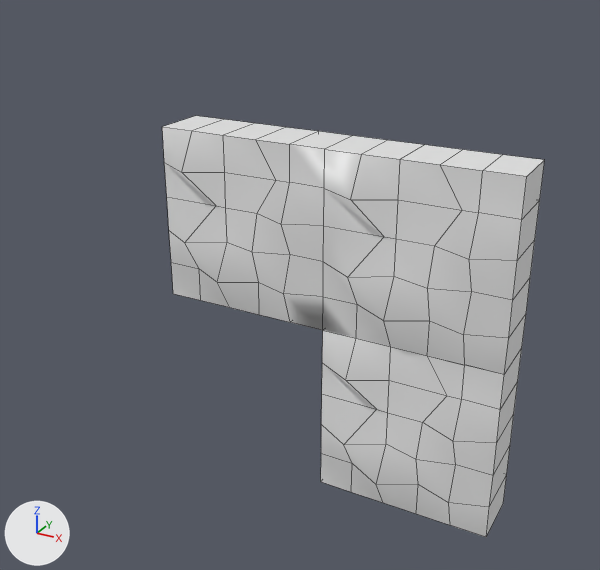
The OBJ model static/models/1100_1101.obj: old version first, new version second.
Both versions are drawn from a 50 mm camera at (0.919, -1.956, 1.017) aimed at (0.01, -0.304, 0.191). The lights are fixed; the arrows at lower left show +X, +Y and +Z. Mesh edges are drawn as thin lines. Materials are left out; every surface is plain grey. Where no turn or scale is listed for an object, it has been applied to the vertices. Vertices at the same position are counted once.

The first picture shows '1100_1101'.
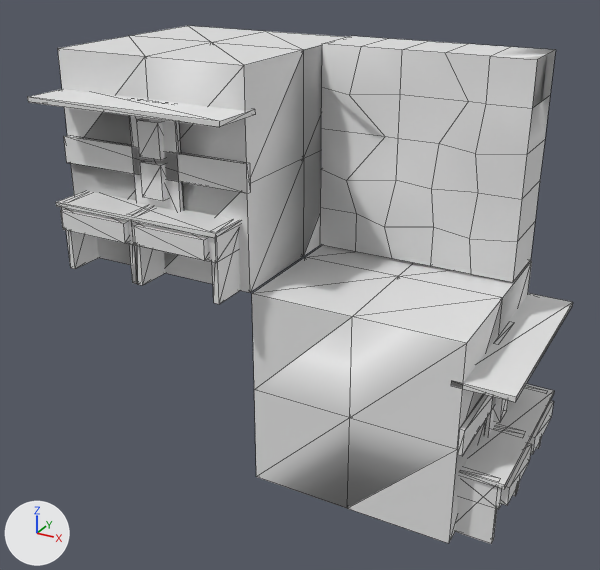
What changed in the scene script:
```text
Change me_1100_1101:
    used by ob_1100_1101; location = (0.0, 0.0, 0.0)
    remove me_1100_1101.from_pydata(...)  # 204 vertices, 205 faces; spans x -0.5..0.5, y -0.22..0.0, z -0.5..0.5
    add me_1100_1101.from_pydata(...)  # 342 vertices, 582 faces; spans x -0.502..0.61, y -0.623..-0.006, z -0.251..0.754
    me_1100_1101 part 1: a new loose piece, a box spanning x -0.298..-0.172, y -0.527..-0.515, z 0.397..0.656
    me_1100_1101 part 2: a new loose piece, a box spanning x -0.502..0.006, y -0.527..-0.515, z 0.487..0.551
    me_1100_1101 part 3: a new loose piece, a box spanning x -0.267..-0.208, y -0.542..-0.496, z 0.441..0.523
    me_1100_1101 part 4: a new loose piece, a box spanning x -0.267..-0.208, y -0.542..-0.496, z 0.535..0.616
    me_1100_1101 part 5: a new loose piece, a box spanning x -0.502..0.006, y -0.623..-0.49, z 0.647..0.659
    me_1100_1101 part 6: a new loose piece, a box spanning x -0.465..-0.022, y -0.613..-0.499, z 0.409..0.419
    me_1100_1101 part 7: a new loose piece, a box spanning x -0.251..-0.028, y -0.606..-0.492, z 0.35..0.41
    me_1100_1101 part 8: a new loose piece, a box spanning x -0.232..-0.047, y -0.62..-0.549, z 0.356..0.403
    me_1100_1101 part 9: a new loose piece, a box spanning x -0.459..-0.25, y -0.606..-0.492, z 0.35..0.41
    me_1100_1101 part 10: a new loose piece, a box spanning x -0.447..-0.262, y -0.62..-0.549, z 0.356..0.403
    me_1100_1101 part 11: a new loose piece, a box spanning x -0.043..-0.028, y -0.598..-0.499, z 0.251..0.417
    me_1100_1101 part 12: a new loose piece, a box spanning x -0.458..-0.443, y -0.598..-0.499, z 0.251..0.417
    me_1100_1101 part 13: a new loose piece, a box spanning x 0.503..0.515, y -0.31..-0.185, z -0.104..0.155
    me_1100_1101 part 14: a new loose piece, a box spanning x 0.503..0.515, y -0.514..-0.006, z -0.014..0.049
    me_1100_1101 part 15: a new loose piece, a box spanning x 0.483..0.529, y -0.279..-0.22, z -0.06..0.022
    me_1100_1101 part 16: a new loose piece, a box spanning x 0.478..0.61, y -0.514..-0.006, z 0.146..0.158
    me_1100_1101 part 17: a new loose piece, a box spanning x 0.487..0.601, y -0.477..-0.034, z -0.092..-0.082
    me_1100_1101 part 18: a new loose piece, a box spanning x 0.536..0.608, y -0.244..-0.06, z -0.145..-0.098
    me_1100_1101 part 19: a new loose piece, a box spanning x 0.48..0.593, y -0.471..-0.262, z -0.151..-0.091
    me_1100_1101 part 20: a new loose piece, a box spanning x 0.536..0.608, y -0.459..-0.274, z -0.145..-0.098
    me_1100_1101 part 21: a new loose piece, a box spanning x 0.487..0.586, y -0.47..-0.455, z -0.251..-0.084
    me_1100_1101 part 22: the loose piece of 72 vertices spanning x 0.0..0.5, y -0.22..0.0, z -0.5..0.0 is moved by (0.0, -0.022, 0.754)
    me_1100_1101 part 23: a new loose piece of 27 vertices spanning x -0.502..-0.002, y -0.514..-0.014, z 0.251..0.751
    me_1100_1101 part 24: a new loose piece of 27 vertices spanning x 0.002..0.502, y -0.514..-0.014, z -0.251..0.249
    me_1100_1101 part 25: the loose piece of 132 vertices spanning x -0.5..0.5, y -0.22..0.0, z 0.0..0.5 is deleted
    me_1100_1101 part 26: 12 vertices added at x -0.268..-0.238, y -0.598..-0.499, z 0.251..0.417
```

What differs and where, as boxes [x1, y1, x2, y2] in the pictures (600 x 570 px; the box of a moved part takes in the faces that stretch with it):
'1100_1101', reshaped (43% wider, 23% taller)
    before: [162, 116, 544, 537]
    after: [27, 26, 573, 544]
part 1 of me_1100_1101, added
    after: [129, 116, 184, 211]
part 2 of me_1100_1101, added
    after: [64, 135, 250, 194]
part 3 of me_1100_1101, added
    after: [140, 161, 167, 201]
part 4 of me_1100_1101, added
    after: [136, 119, 165, 160]
part 5 of me_1100_1101, added
    after: [27, 89, 255, 127]
part 6 of me_1100_1101, added
    after: [56, 191, 241, 238]
part 7 of me_1100_1101, added
    after: [131, 221, 218, 263]
part 8 of me_1100_1101, added
    after: [134, 224, 208, 261]
part 9 of me_1100_1101, added
    after: [61, 207, 133, 245]
part 10 of me_1100_1101, added
    after: [60, 209, 129, 243]
part 11 of me_1100_1101, added
    after: [212, 226, 240, 304]
part 12 of me_1100_1101, added
    after: [66, 231, 99, 269]
part 13 of me_1100_1101, added
    after: [484, 397, 496, 435]
part 14 of me_1100_1101, added
    after: [457, 394, 496, 456]
part 15 of me_1100_1101, added
    after: [493, 397, 508, 423]
part 16 of me_1100_1101, added
    after: [451, 293, 573, 402]
part 17 of me_1100_1101, added
    after: [460, 384, 554, 489]
part 18 of me_1100_1101, added
    after: [528, 401, 554, 454]
part 19 of me_1100_1101, added
    after: [459, 476, 502, 509]
part 20 of me_1100_1101, added
    after: [501, 444, 532, 505]
part 21 of me_1100_1101, added
    after: [455, 497, 497, 544]
part 22 of me_1100_1101, moved or reshaped
    before: [321, 330, 522, 537]
    after: [320, 36, 556, 282]
part 23 of me_1100_1101, added
    after: [58, 26, 345, 293]
part 24 of me_1100_1101, added
    after: [252, 245, 532, 543]
